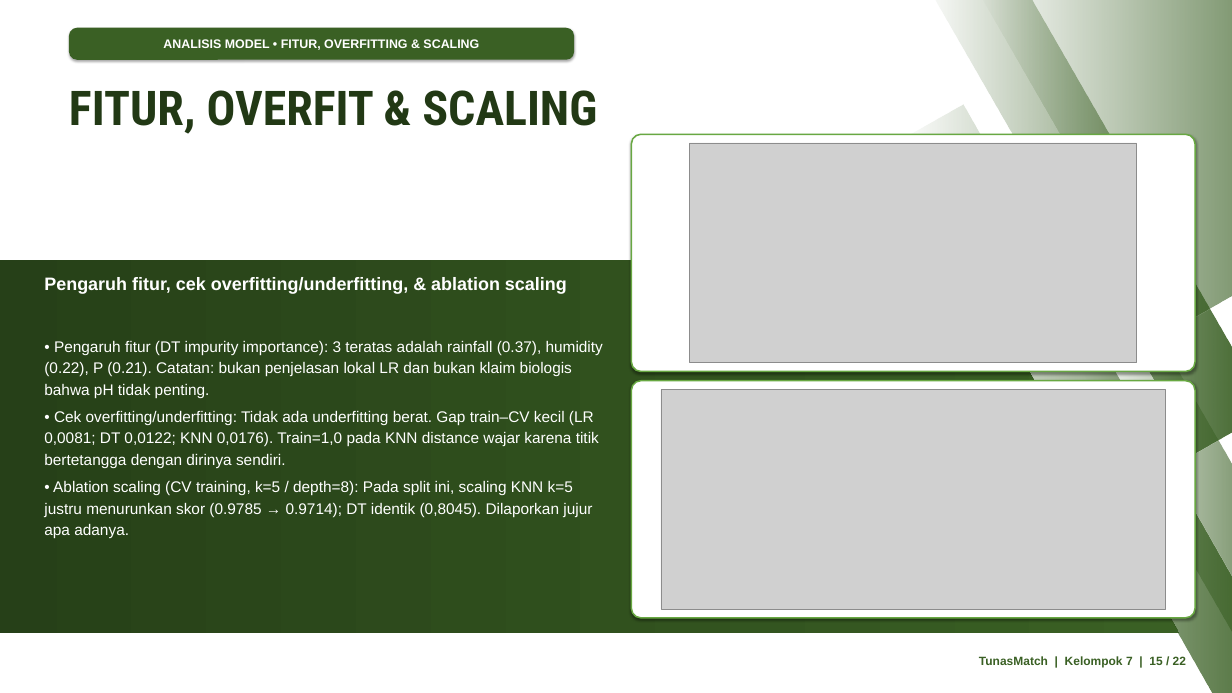
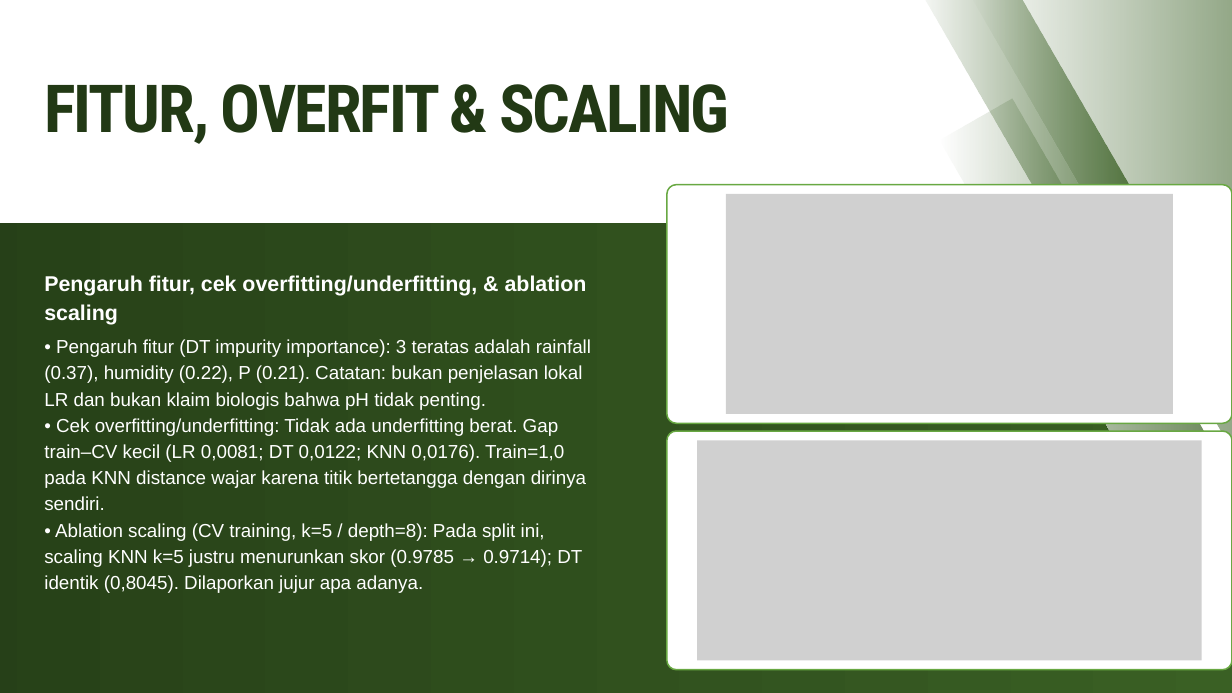
Before and after one commit to mikhailazka-dotcom/ML2026_TEK1302_Kelompok7_TunasMatch, a slide deck: slide 15 of presentation/Laporan_Proyek_Tanaman.pptx. Drawn at 1232x693 pixels with LibreOffice and Linux fonts; fonts in the diff are those of the drawing; grey boxes stand for pictures. Boxes give left, top, right and bottom in pixels: in the first picture for what was removed or moved away, otherwise in the second. Text is boxed around its words. In the diff, an @@ line names an element or a change of style, - is before the commit and + after.

```diff
--- a/presentation/Laporan_Proyek_Tanaman.pptx
+++ b/presentation/Laporan_Proyek_Tanaman.pptx
@@ rounded rectangle removed at box(69, 28, 574, 60) @@
-ANALISIS MODEL • FITUR, OVERFITTING & SCALING
@@ freeform shape: place and size @@
-freeform shape at box(919, 0, 1232, 452)
+freeform shape at box(910, 0, 1188, 329)
@@ freeform shape: place and size @@
-freeform shape at box(977, 0, 1232, 329)
+freeform shape at box(967, 0, 1232, 472)
@@ text "FITUR, OVERFIT & SCALING": place and size @@
-text "FITUR, OVERFIT & SCALING" at box(69, 90, 597, 134)
+text "FITUR, OVERFIT & SCALING" at box(44, 84, 729, 144)
@@ text "FITUR, OVERFIT & SCALING" at box(44, 84, 729, 144): size 56 to 77.5 pt, text colour #223915 to gradient #223915 to #3A6024, letter spacing 0 to -2.3 pt; line spacing 1.05 to 76.7pt @@
@@ freeform shape: place and size @@
-freeform shape at box(899, 104, 1232, 693)
+freeform shape at box(940, 99, 1232, 662)
@@ rounded rectangle removed at box(631, 134, 1195, 371) @@
@@ freeform shape added at box(667, 185, 1232, 423), fill #FFFFFF, outline #68A842 1.75 pt @@
@@ picture: place and size @@
-picture at box(690, 143, 1137, 363)
+picture at box(726, 194, 1173, 414)
@@ freeform shape: place and size @@
-freeform shape at box(0, 260, 1179, 633)
+freeform shape at box(0, 223, 1232, 693)
@@ text "Pengaruh fitur, cek overfitting/underfitting, & ..." at box(44, 275, 587, 325): size 21 to 25 pt; line spacing 1.12 to 33.6pt; less space between paragraphs @@
@@ text "• Pengaruh fitur (DT impurity ..." at box(44, 339, 591, 593): size 18 to 22 pt; line spacing 1.16 to 30.6pt; less space between paragraphs @@
@@ freeform shape removed at box(1082, 330, 1232, 679) @@
@@ rounded rectangle removed at box(631, 381, 1195, 618) @@
@@ freeform shape added at box(667, 431, 1232, 670), fill #FFFFFF, outline #68A842 1.75 pt @@
@@ picture: place and size @@
-picture at box(661, 389, 1165, 609)
+picture at box(697, 440, 1202, 660)
@@ text removed at box(979, 656, 1186, 668) @@
-TunasMatch | Kelompok 7 | 15 / 22
```
Also in this commit, not shown: 20 other slides changed, 1 slide added, 1 slide removed, 1 other file.
